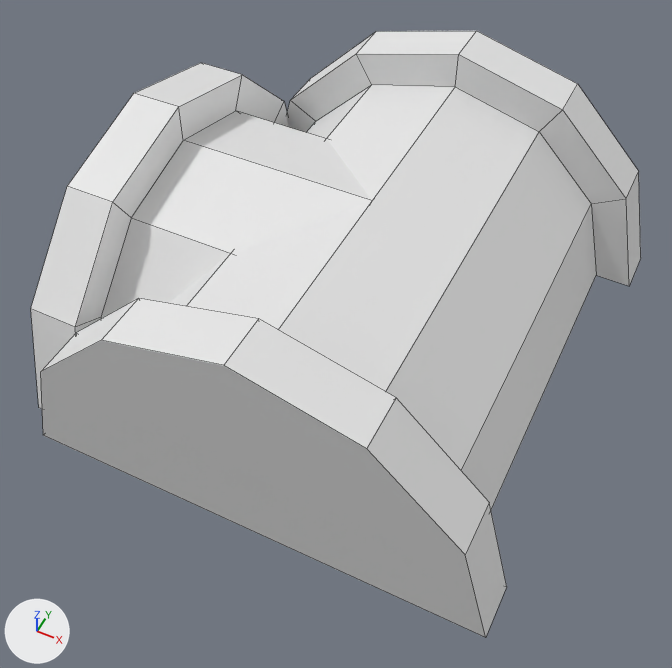
The OBJ model Assets/Modules/AdvancedMaze/pipejunction.obj: old version first, new version second.
Before and after are seen from a 50 mm camera at (1.04, -2.37, 2.92) aimed at (-0.03, -0.23, 0.25). The lights are fixed; the arrows at lower left show +X, +Y and +Z. Mesh edges are drawn as thin lines. Where no turn or scale is listed for an object, it has been applied to the vertices.
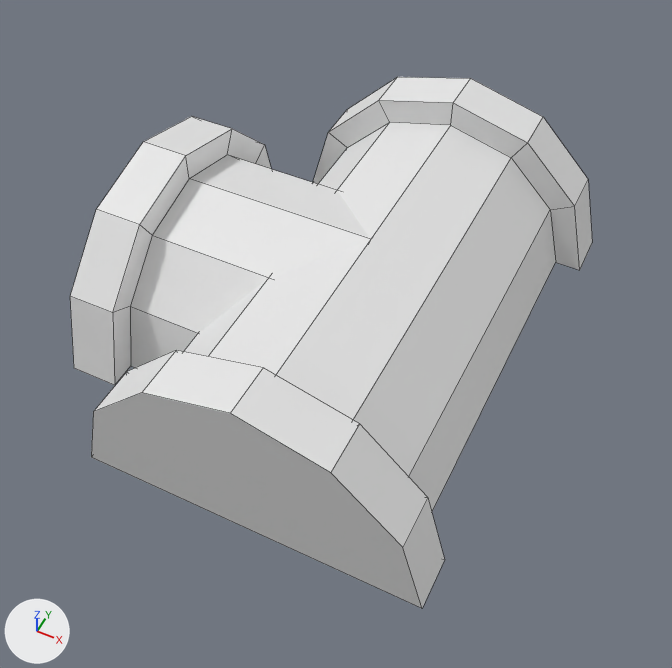
Changed parts and their boxes (x1, y1, x2, y2) in the pictures (672 x 668 px; the box of a moved part takes in the faces that stretch with it):
'Cylinder.004', reshaped (14% narrower, 12% shorter): before (31, 31, 641, 638); after (70, 77, 592, 608)
part 1 of me_cylinder_004, moved or reshaped: before (31, 63, 372, 409); after (70, 116, 371, 385)
part 2 of me_cylinder_004, rebuilt (16% narrower, 12% shorter): before (41, 31, 641, 638); after (91, 77, 592, 608)

Edits to the bpy script that builds the scene:
```text
Change me_cylinder_004:
    used by ob_cylinder_004; location = (0.0, 0.0, 0.0)
    remove me_cylinder_004.from_pydata(...)  # 70 vertices, 51 faces, 1 loose edge; spans x -1.0..0.9, y -1.0..1.0, z 0.0..0.9
    add me_cylinder_004.from_pydata(...)  # 70 vertices, 51 faces, 1 loose edge; spans x -1.0..0.68, y -1.0..1.0, z 0.0..0.68
    me_cylinder_004 part 1: the loose piece of 28 vertices spanning x -1.0..0.0, y -0.9..0.9, z 0.0..0.9 is scaled about the mesh origin by (1, 0.75, 0.75)
    me_cylinder_004 part 2: the loose piece of 42 vertices spanning x -0.9..0.9, y -1.0..1.0, z 0.0..0.9 is rebuilt with 42 vertices and now spans x -0.68..0.68, y -1.0..1.0, z 0.0..0.68
```
